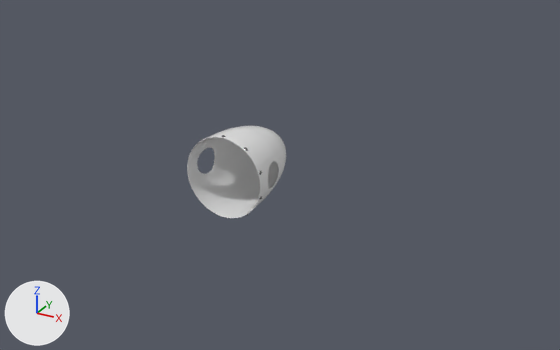
One commit to the Blender file spinner/spinner.blend: the scene before it, then after it.
Rendered twice from a camera (50 mm lens) standing at (1.085, -1.848, 1.256) and looking at (0.085, -0.028, 0.346). Arrows for +X, +Y and +Z are at lower left; the lights stay in place.

Objects in the first picture: 'Spinner Cone'.
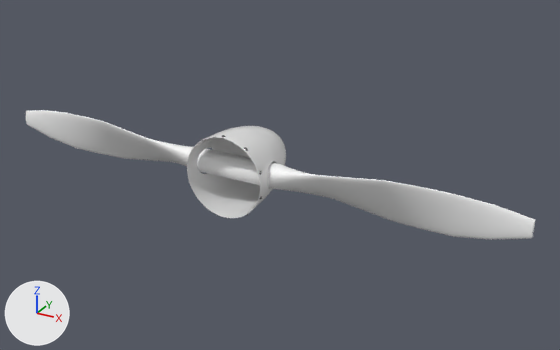
What changed in the scene script:
```text
Add mat_prop_blade_material:
    mat_prop_blade_material = principled_material('Prop Blade Material')
    mat_prop_blade_material.base_color = (1.0, 1.0, 1.0)  # white #ffffff
Add me_circle_001:
    me_circle_001.from_pydata(...)  # 608 vertices, 578 faces; spans x -0.09..0.09, y -0.03..0.04, z -0.82..0.82
    me_circle_001.polygons.foreach_set('use_smooth', [True] * 578)
    me_circle_001.materials.append(mat_prop_blade_material)  # white #ffffff
Add ob_prop_blade:
    ob_prop_blade = bpy.data.objects.new('Prop Blade', me_circle_001)
    ob_prop_blade.location = (0.0, -0.118, 0.385)
    ob_prop_blade.rotation_euler = (-4.712, 2.043, -1.571)  # degrees (-270, 117, -90)
```

Location of each change, [x1, y1, x2, y2] in pixels of the pictures (560 x 350 px):
'Prop Blade', added: after [26, 110, 535, 240]
